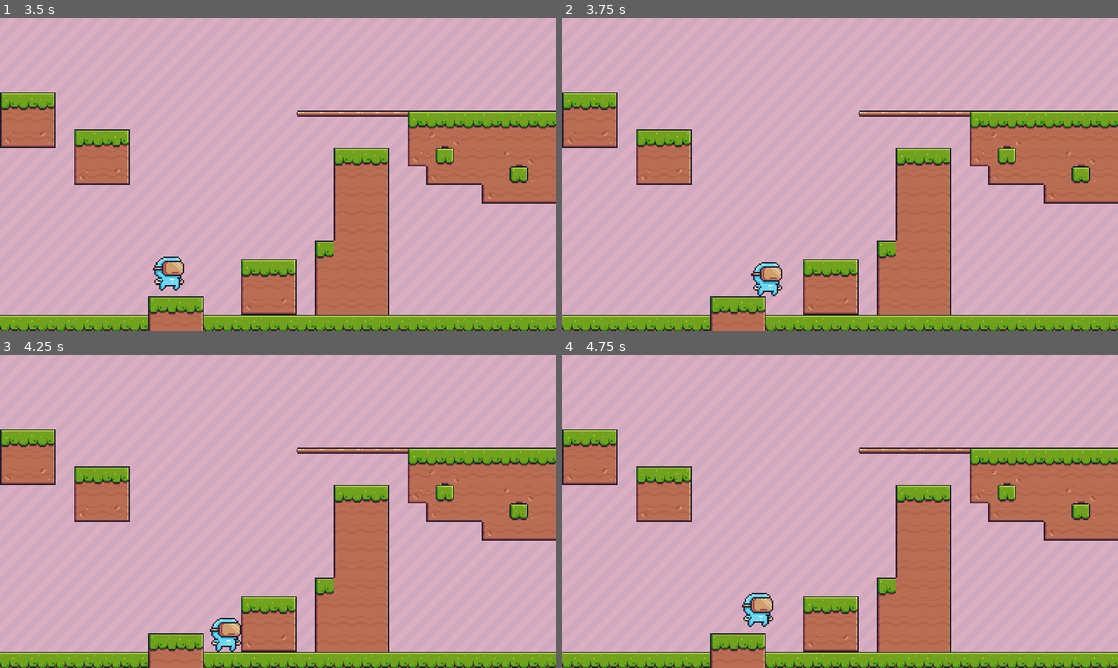
Above: before the commit, frames 1-4 (two rows, left to right).
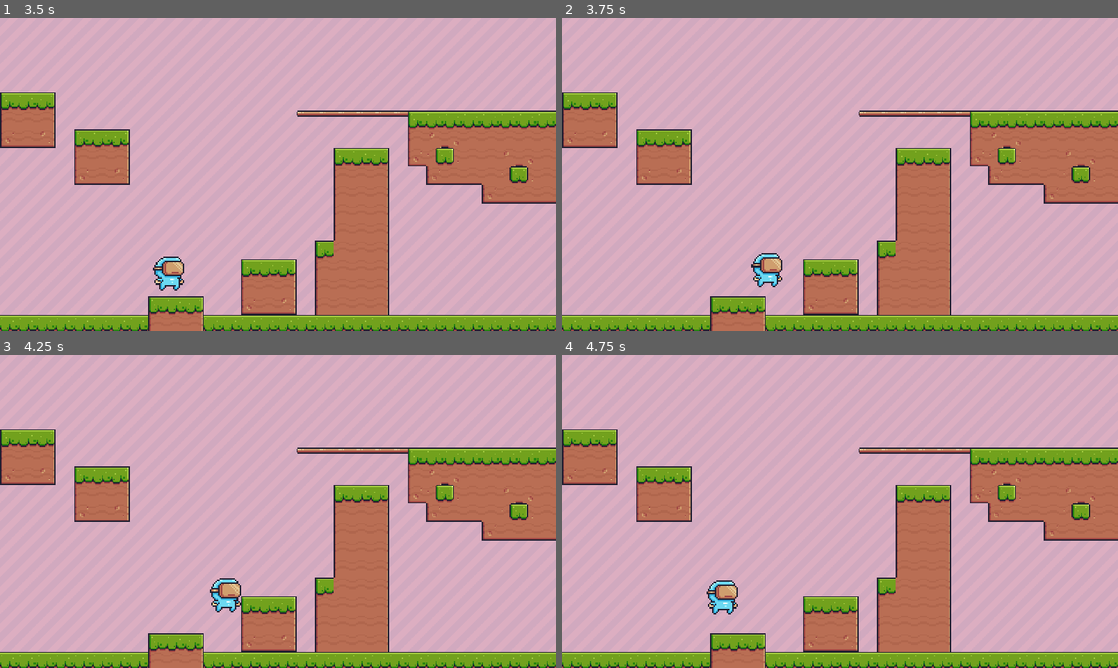
Above: after the commit, the same moments.

Repository: TheBlackDragon4/HS-GameJam2024-Platform-Conquest-Unitys-Fall
Game: Godot game, scene res://scene/main.tscn
Two runs of this game, one before a commit and one after it. Both use one fixed random seed, a clock stepped at 60 frames per second and the inputs below.
Inputs:
- Up to frame 1 (3.5 s): tap Enter (ui_accept) at 0.5, 1.35, 1.52, 1.82, 2.85, 3.02, 3.32 s; hold Enter (ui_accept) 0.53-1.28 s; hold Right (ui_right) 0.53-2.03 s; hold Left (ui_left) 2.03-2.78 s; hold Enter (ui_accept) 2.03-2.78 s; hold Right (ui_right) from 2.78 s (still down)
- Up to frame 2 (3.75 s): keep holding Right (ui_right); hold Enter (ui_accept) from 3.53 s (still down)
- Up to frame 3 (4.25 s): keep holding Right (ui_right); keep holding Enter (ui_accept)
- Up to frame 4 (4.75 s): release Right (ui_right) at 4.28 s; release Enter (ui_accept) at 4.28 s; hold Left (ui_left) from 4.28 s (still down); tap Enter (ui_accept) at 4.35, 4.52 s

Frame 1 is identical in both runs. In frame 2, 0.6% of the frame differs, in the area x 34-40%, y 75-89%; in frame 3, 1.0%; in frame 4, 1.0%, in the area x 26-38%, y 72-87%.

Commit message:
fixes
player fixed hold space
fixe objects can't be moved in editor

Diff:
--- a/scene/main_character.gd
+++ b/scene/main_character.gd
@@ -14,7 +14,7 @@
 		velocity.y += gravity * delta
 
 	# Handle jump.
-	if Input.is_action_just_pressed("ui_accept") and is_on_floor():
+	if Input.is_action_pressed("ui_accept") and is_on_floor():
 		velocity.y = JUMP_VELOCITY
 
 	# Get the input direction and handle the movement/deceleration.
